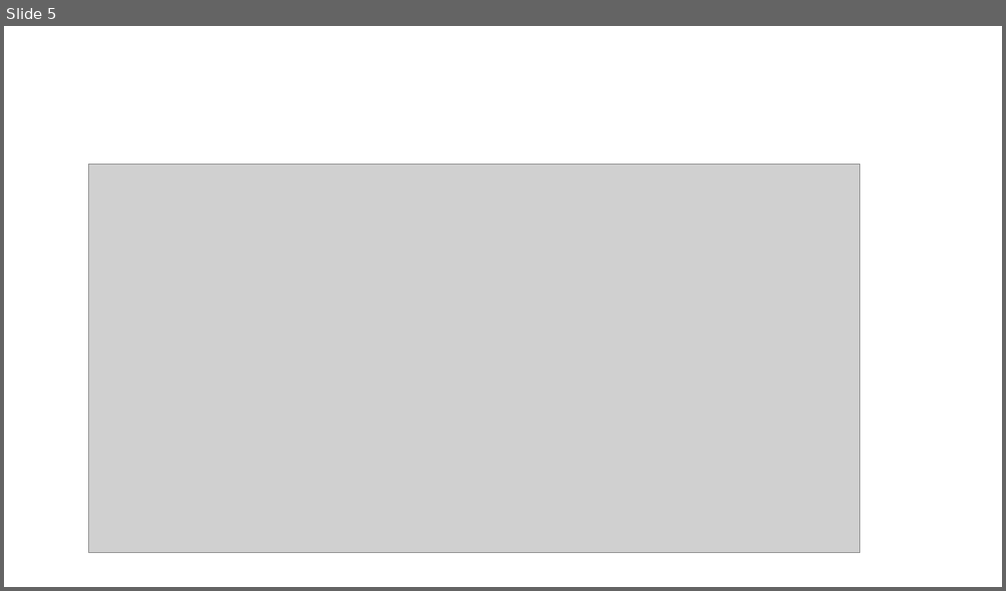
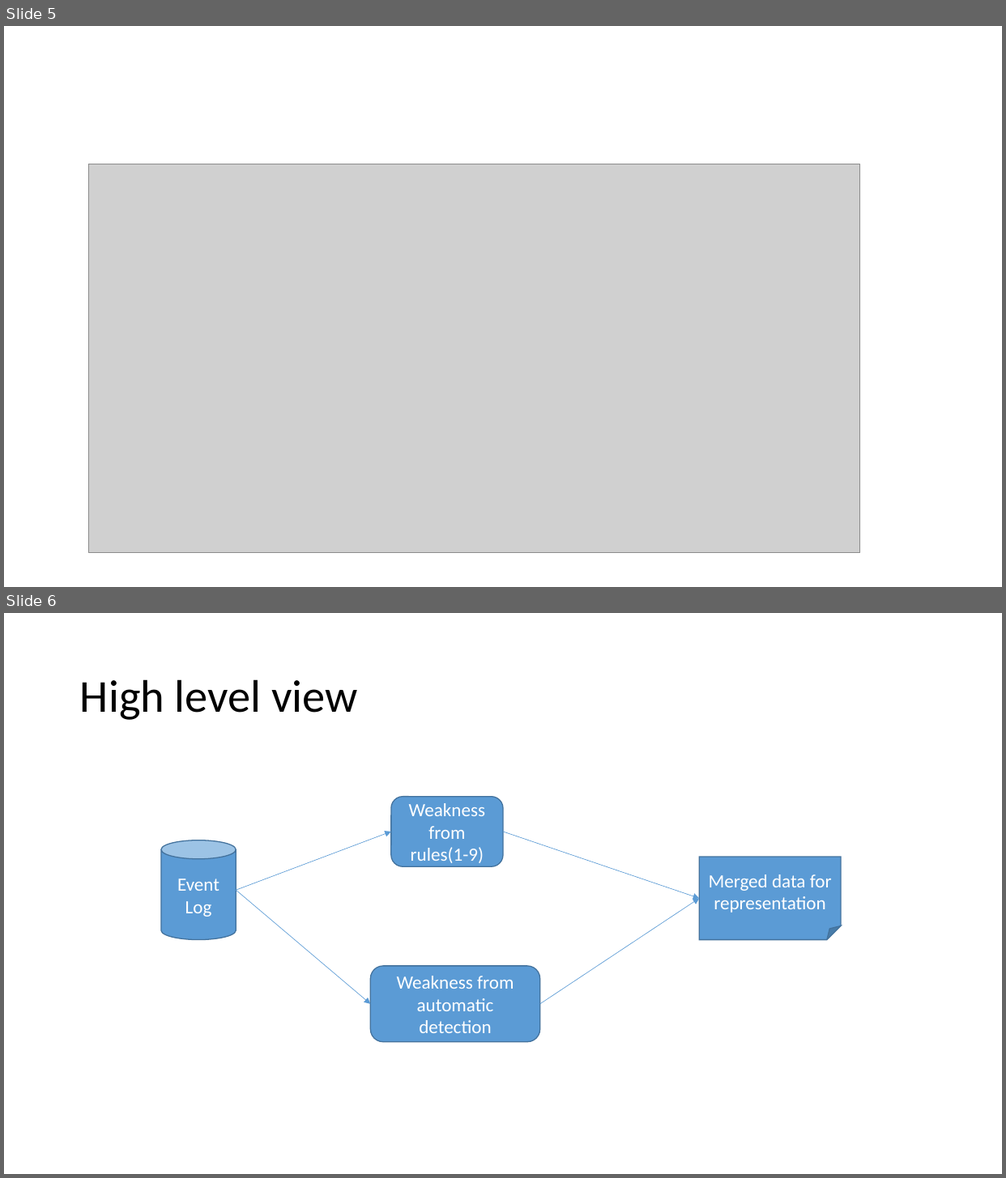
Before and after one commit to deepak-sateesh/processmining, a slide deck: Presentations/Framework.pptx. Shown one above the other, each under a label of ours: slide 5 before the commit, slides 5 and 6 after it. The pictures are 1006x591 and 1006x1178 pixels, drawn with LibreOffice and Linux fonts; fonts in the diff are those of the drawing; grey boxes stand for pictures. Boxes give left, top, right and bottom in pixels: in the first picture for what was removed or moved away, otherwise in the second. Text is boxed around its words. In the diff, an @@ line names an element or a change of style, - is before the commit and + after.

```diff
--- a/Presentations/Framework.pptx
+++ b/Presentations/Framework.pptx
@@ slide 6 added at (x1=4, y1=613, x2=1002, y2=1174), background #FFFFFF @@
@@ title added at (x1=80, y1=679, x2=358, y2=720), 44 pt, text #000000 @@
+High level view
@@ rounded rectangle added at (x1=391, y1=796, x2=503, y2=867), fill #5B9BD5, outline #43739E 1 pt, 18 pt, text #FFFFFF @@
+Weakness from rules(1-9)
@@ cylinder added at (x1=161, y1=841, x2=236, y2=940), fill #5B9BD5, outline #43739E 1 pt, 18 pt, text #FFFFFF @@
+Event Log
@@ arrow added from (236, 890) to (391, 832), #5B9BD5 0.5 pt @@
@@ arrow added from (503, 832) to (700, 898), #5B9BD5 0.5 pt @@
@@ folded corner added at (x1=700, y1=857, x2=841, y2=940), fill #5B9BD5, outline #43739E 1 pt, 18 pt, text #FFFFFF @@
+Merged data for representation
@@ arrow added from (236, 890) to (371, 1004), #5B9BD5 0.5 pt @@
@@ arrow added from (540, 1004) to (700, 898), #5B9BD5 0.5 pt @@
@@ rounded rectangle added at (x1=371, y1=966, x2=541, y2=1043), fill #5B9BD5, outline #43739E 1 pt, 18 pt, text #FFFFFF @@
+Weakness from automatic detection
```
Also in this commit, not shown: 3 other files.
